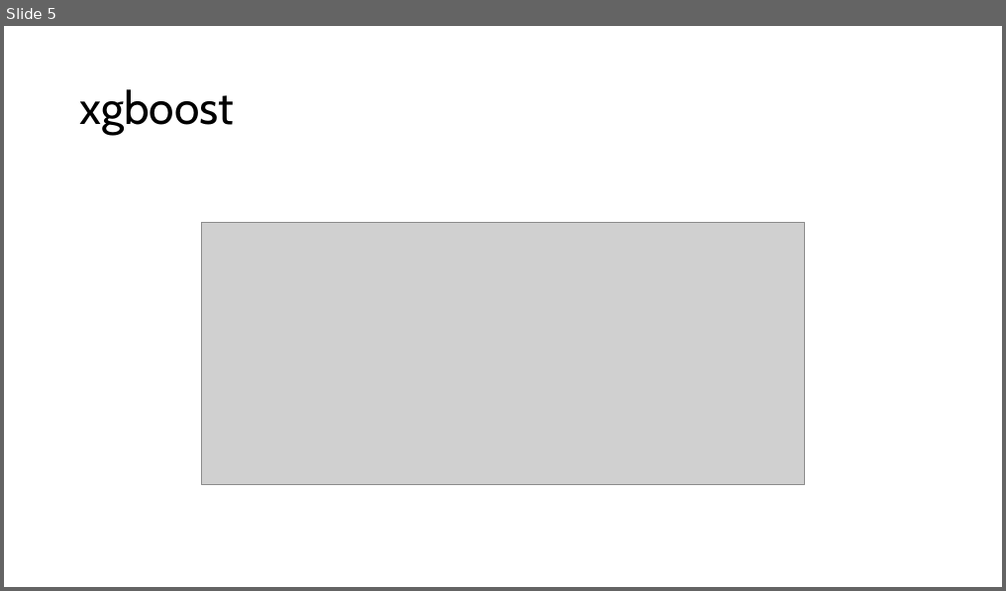
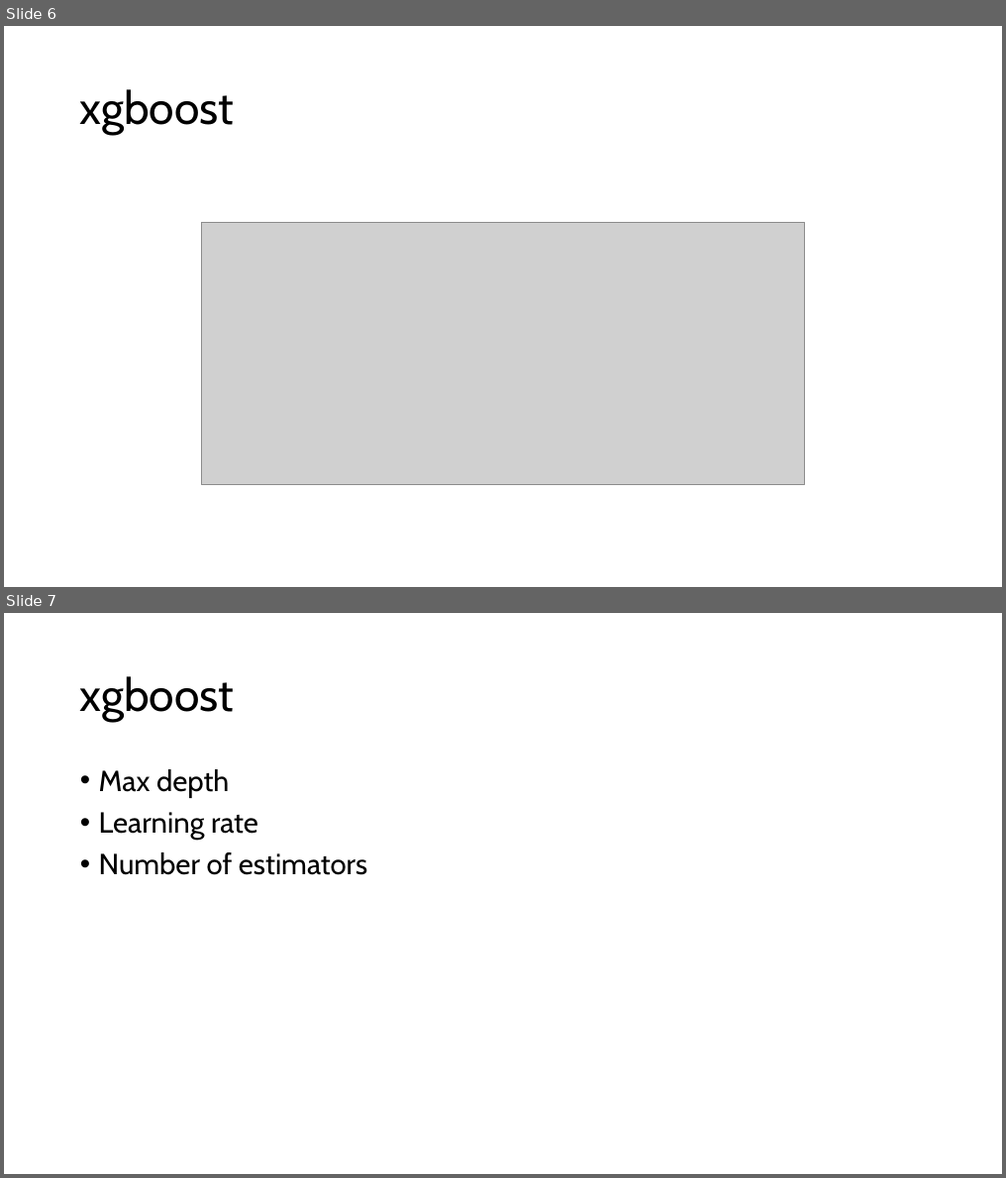
Before and after one commit to amitsaha/optuna-demo, a slide deck: Hyperparameter optimization using Optuna.pptx. Shown one above the other, each under a label of ours: slide 5 before the commit, slides 6 and 7 after it. The pictures are 1006x591 and 1006x1178 pixels, drawn with LibreOffice and Linux fonts; fonts in the diff are those of the drawing; grey boxes stand for pictures. Boxes give left, top, right and bottom in pixels: in the first picture for what was removed or moved away, otherwise in the second. Text is boxed around its words. In the diff, an @@ line names an element or a change of style, - is before the commit and + after.

```diff
--- a/Hyperparameter optimization using Optuna.pptx
+++ b/Hyperparameter optimization using Optuna.pptx
@@ slide 7 added at (4, 613, 1002, 1174), background #FFFFFF @@
@@ title added at (80, 676, 235, 722), 44 pt, text #000000 @@
+xgboost
@@ text added at (99, 769, 367, 875), 28 pt, text #000000 @@
+• Max depth
+• Learning rate
+• Number of estimators
@@ what was slide 5 is now slide 6 @@
```
Also in this commit, not shown: 5 slides changed, 5 other slides added, 3 slides removed, 2 other files.
